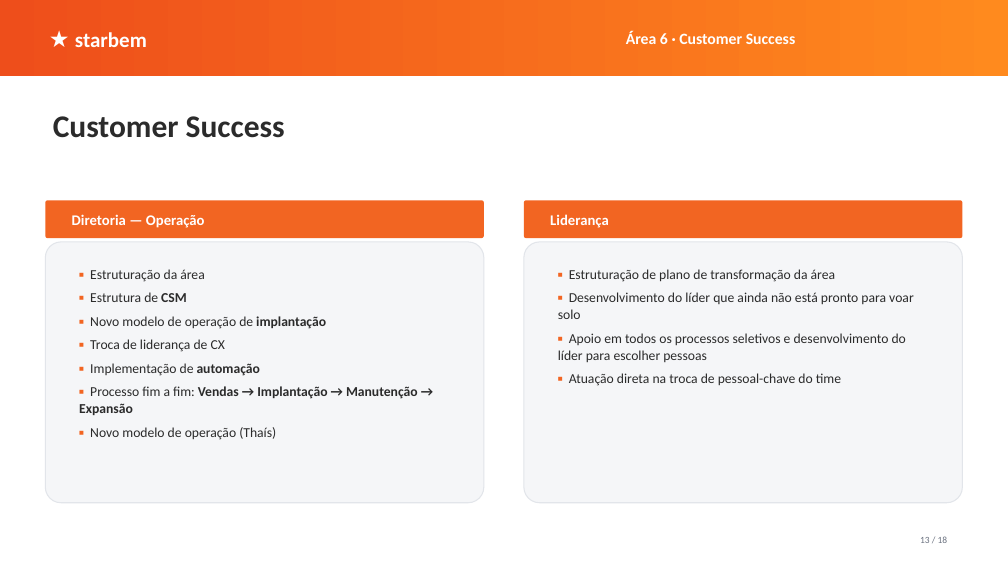
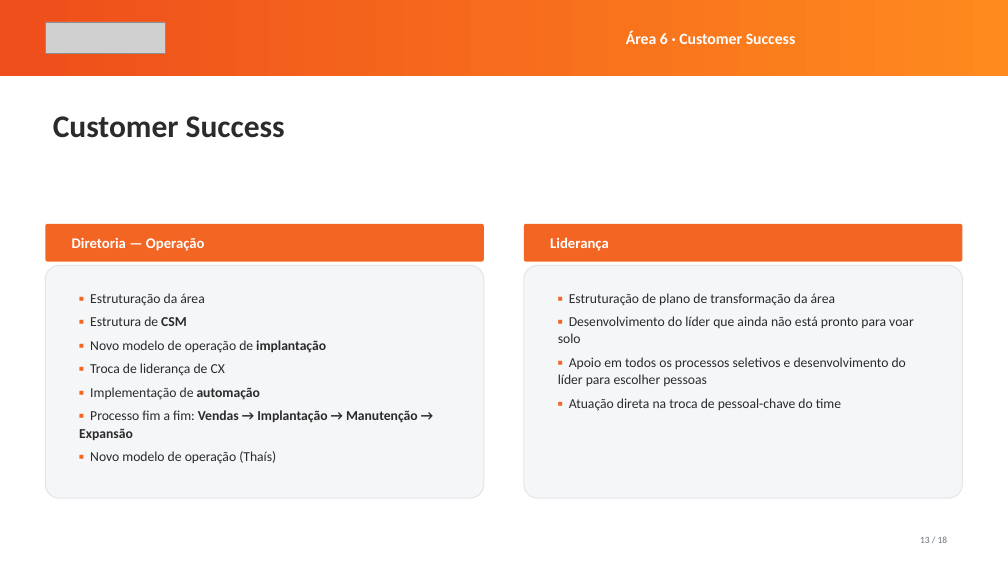
Before and after one commit to renato-dmb/agenda-facil, a slide deck: slide 13 of docs/conversa-ceo/apresentacao.pptx. Drawn at 1008x567 pixels with LibreOffice and Linux fonts; fonts in the diff are those of the drawing; grey boxes stand for pictures. Boxes give left, top, right and bottom in pixels: in the first picture for what was removed or moved away, otherwise in the second. Text is boxed around its words. In the diff, an @@ line names an element or a change of style, - is before the commit and + after.

```diff
--- a/docs/conversa-ceo/apresentacao.pptx
+++ b/docs/conversa-ceo/apresentacao.pptx
@@ picture added at (45, 22, 165, 54) @@
@@ text removed at (75, 32, 147, 47) @@
-★ starbem
@@ 2 texts, 2 rounded rectangles: place and size @@
-2 texts, 2 rounded rectangles at (45, 200, 963, 238)
+2 texts, 2 rounded rectangles at (45, 224, 963, 262)
@@ rounded rectangle: place and size @@
-rounded rectangle at (45, 242, 484, 503)
+rounded rectangle at (45, 265, 484, 498)
@@ rounded rectangle: place and size @@
-rounded rectangle at (524, 242, 963, 503)
+rounded rectangle at (524, 265, 963, 498)
@@ text "▪ Estruturação da área": place and size @@
-text "▪ Estruturação da área" at (79, 269, 418, 440)
+text "▪ Estruturação da área" at (79, 293, 418, 464)
@@ text "▪ Estruturação de plano de ...": place and size @@
-text "▪ Estruturação de plano de ..." at (558, 269, 914, 386)
+text "▪ Estruturação de plano de ..." at (558, 293, 914, 411)
```
Also in this commit, not shown: 17 other slides changed, 6 other files.
